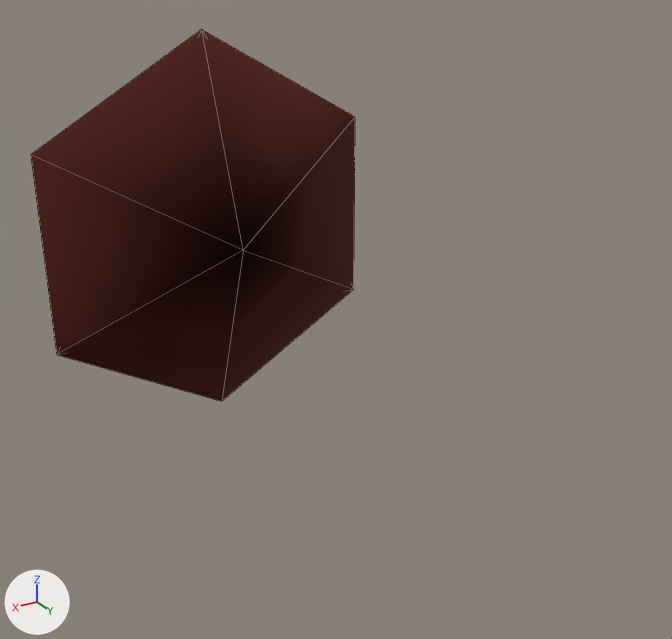
The glTF model assets/game/platform.glb, before and after one commit.
Both versions are drawn from a camera (50 mm lens) standing at (274.0, 631.0, 222.0) and looking at (-12.0, 153.0, -17.0). Every picture has the same lights, and +X, +Y and +Z are marked at lower left. Mesh edges are drawn as thin lines.

Names of what the first picture shows: 'platform'.
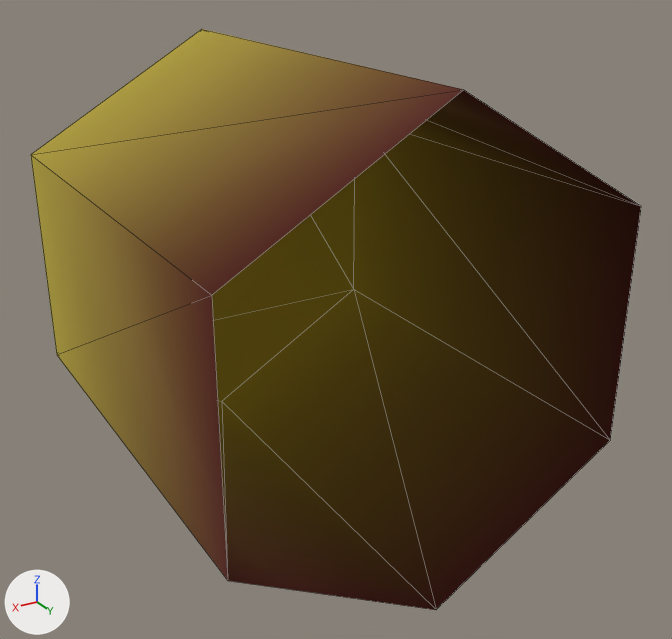
Changed parts and their boxes (x1, y1, x2, y2) in the pictures (672 x 639 px):
```json
{"object": "platform", "change": "reshaped", "before": [31, 29, 355, 401], "after": [31, 29, 641, 610], "on screen": "88% wider, 56% taller"}
{"part": 1, "of": "me_cylinder_001", "change": "built on", "before": [31, 29, 355, 401], "after": [31, 29, 641, 610]}
{"part": 2, "of": "me_cylinder_001", "change": "recoloured", "after": [212, 179, 355, 401], "on screen": "brown"}
```

The change, as JSON lines over the scene's bpy script:
```json
{"op": "add", "block": "mat_top", "code": ["mat_top = bpy.data.materials.new('top')", "mat_top.use_nodes = True; mat_top.node_tree.nodes.clear()", "_N = mat_top.node_tree.nodes; _L = mat_top.node_tree.links", "n0 = _N.new('ShaderNodeBsdfPrincipled'); n0.name = 'Principled BSDF'", "n0.inputs[1].default_value = 1.0  # 'Metallic'", "n0.inputs[2].default_value = 1.0  # 'Roughness'", "n1 = _N.new('ShaderNodeOutputMaterial'); n1.name = 'Material Output'", "n2 = _N.new('ShaderNodeVertexColor'); n2.name = 'Color Attribute'", "_L.new(n0.outputs[0], n1.inputs[0])  # 'BSDF' to 'Surface'", "_L.new(n2.outputs[0], n0.inputs[0])  # 'Color' to 'Base Color'"]}
{"block": "me_cylinder_001", "where": "# used by ob_platform; location = (0.0, 0.0, 0.0)"}
{"op": "remove", "block": "me_cylinder_001", "code": "me_cylinder_001.from_pydata(...)  # 7 vertices, 10 faces; spans x -130.0..130.0, y -12.0..42.0, z -150.0..150.0"}
{"op": "add", "block": "me_cylinder_001", "code": "me_cylinder_001.from_pydata(...)  # 12 vertices, 16 faces; spans x -130.0..130.0, y -12.0..288.0, z -150.0..150.0"}
{"block": "me_cylinder_001", "change": "me_cylinder_001 part 1"}
{"block": "me_cylinder_001", "change": "1 vertex is removed from x 0.0, y 42.0, z 0.0"}
{"block": "me_cylinder_001", "change": "6 faces are deleted"}
{"block": "me_cylinder_001", "change": "6 new vertices lie (0.0, 300.0, 0.0) away from vertices in x -130.0..130.0, y -12.0, z -150.0..150.0"}
{"block": "me_cylinder_001", "change": "12 new faces join them, mat_platform"}
{"block": "me_cylinder_001", "change": "me_cylinder_001 part 2: 4 faces spanning x -130.0..130.0, y -12.0, z -150.0..150.0 switch from mat_platform to mat_top"}
```
